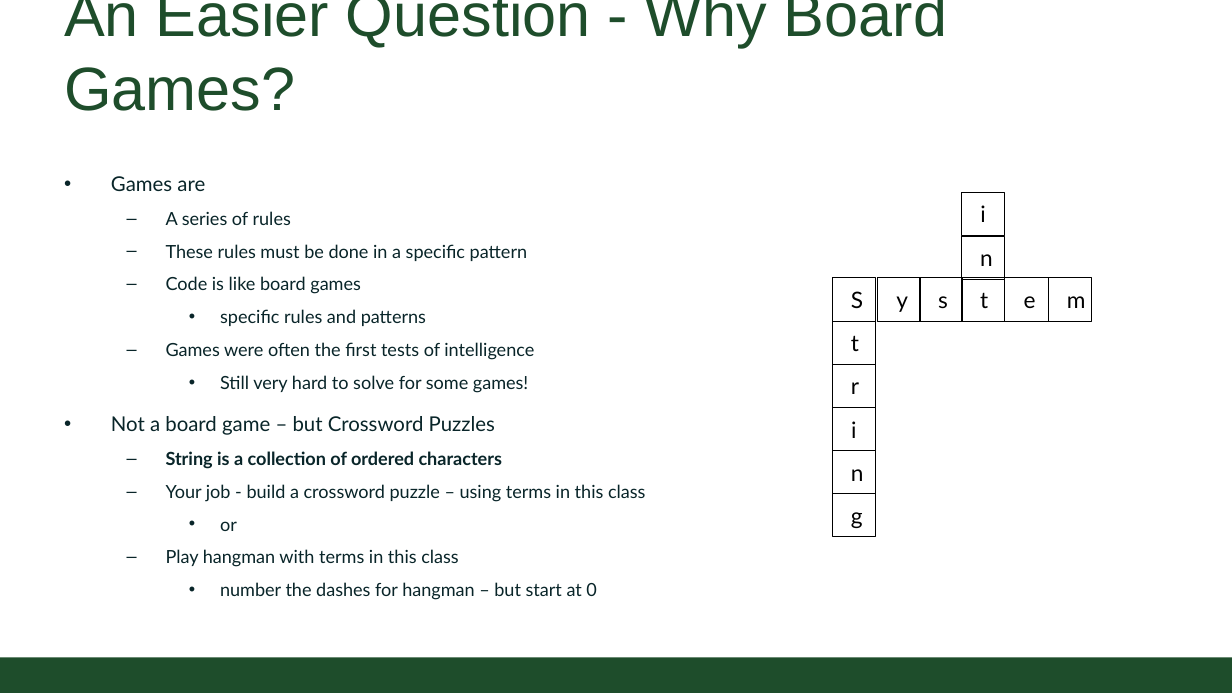
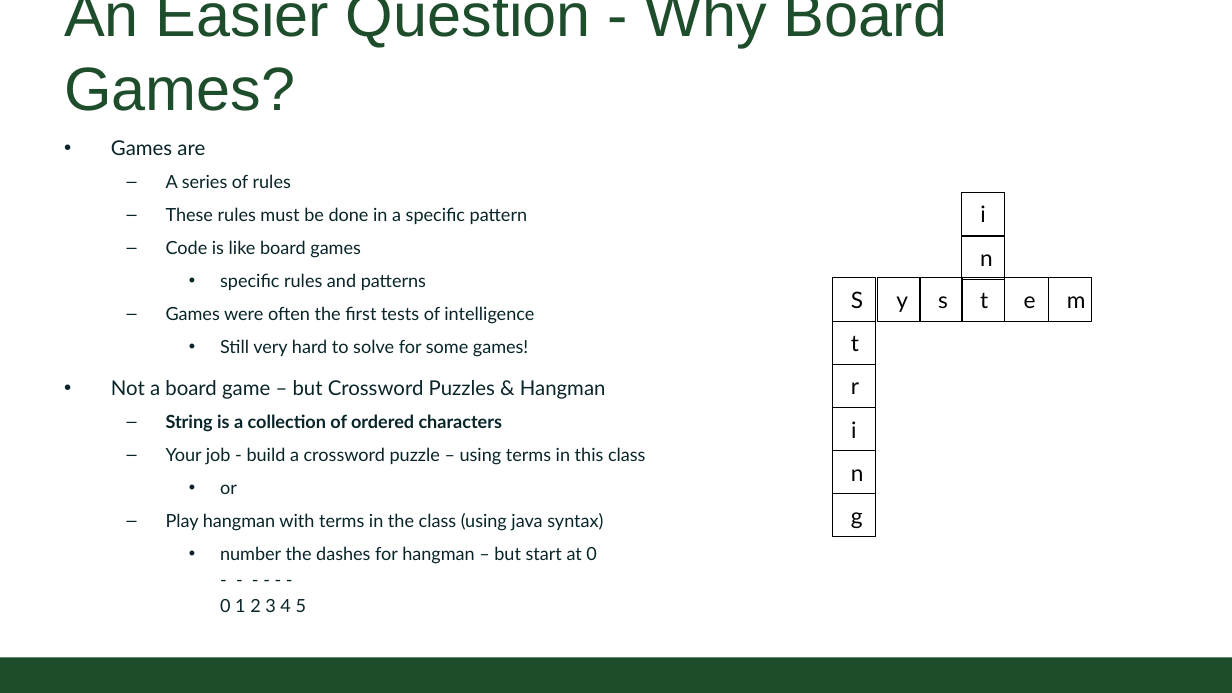
Before and after one commit to CSU-CS150/handouts, a slide deck: slide 4 of helpsessions/week2/strings.pptx. Drawn at 1232x693 pixels with LibreOffice and Linux fonts; fonts in the diff are those of the drawing; background and template pictures are left out. Boxes give left, top, right and bottom in pixels: in the first picture for what was removed or moved away, otherwise in the second. Text is boxed around its words. In the diff, an @@ line names an element or a change of style, - is before the commit and + after.

```diff
--- a/helpsessions/week2/strings.pptx
+++ b/helpsessions/week2/strings.pptx
@@ text "Games are": place and size @@
-text "Games are" at box(111, 176, 646, 600)
+text "Games are" at box(111, 140, 646, 612)
@@ text at box(111, 380, 606, 399): text changed @@
-• Not a board game – but Crossword Puzzles
+• Not a board game – but Crossword Puzzles & Hangman
@@ text at box(166, 513, 603, 612): text changed @@
-  – Play hangman with terms in this class
-    • number the dashes for hangman – but start at 0
+  – Play hangman with terms in the class (using java syntax)
+    • number the dashes for hangman – but start at 0
+      - - - - - -
+      0 1 2 3 4 5
```
Also in this commit, not shown: 2 other slides changed, 1 other file.
